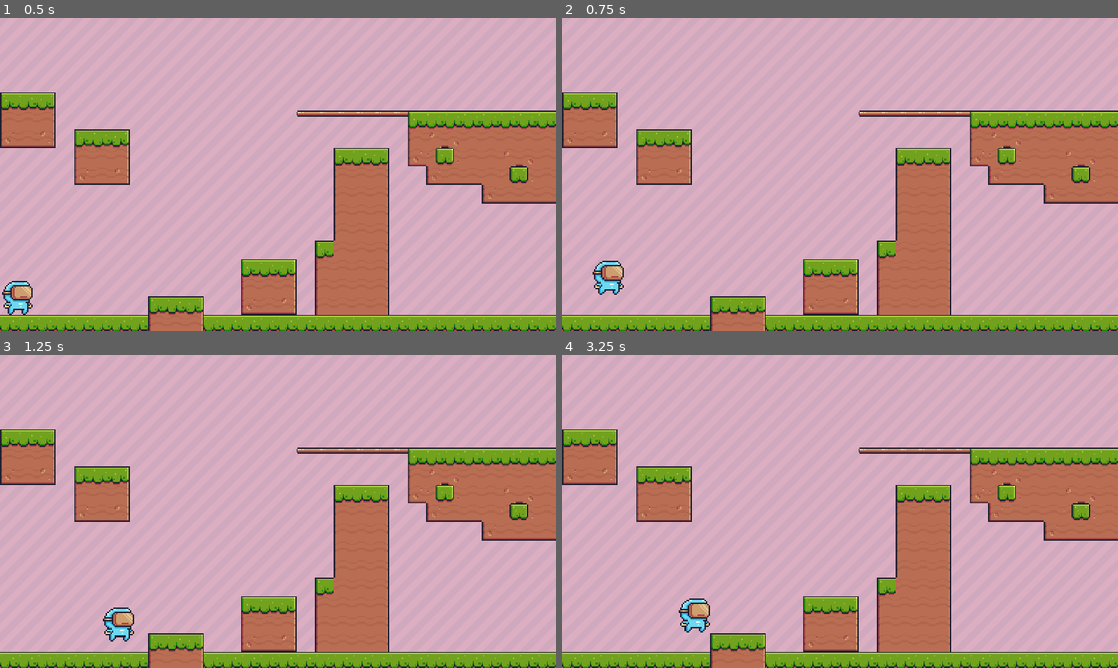
Above: before the commit, frames 1-4 (two rows, left to right).
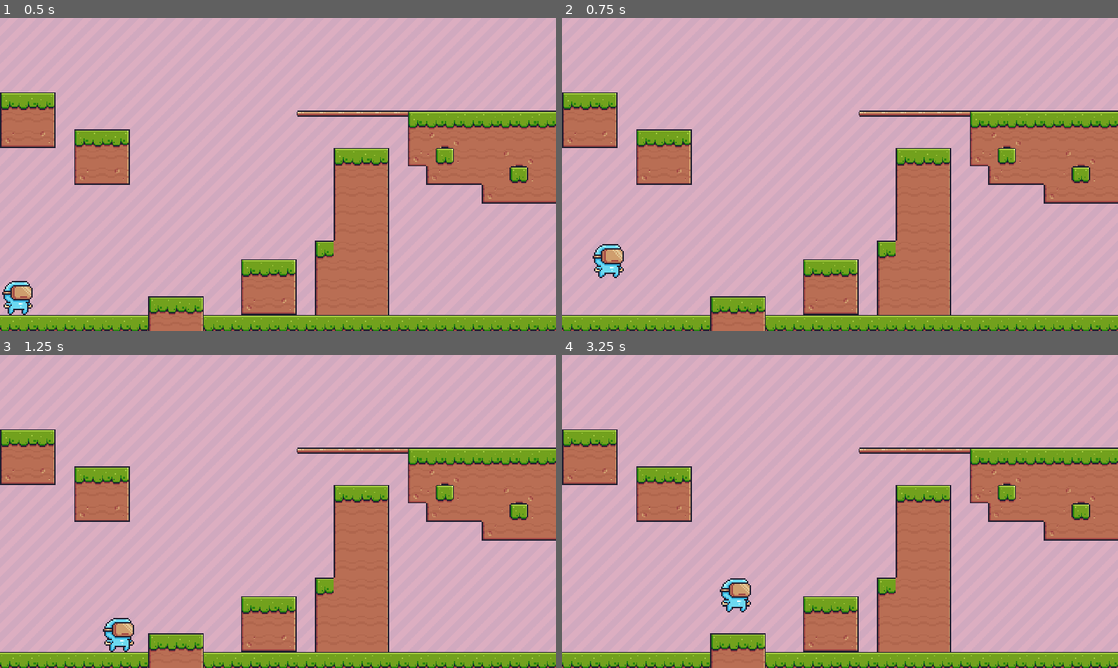
Above: after the commit, the same moments.

Repository: TheBlackDragon4/HS-GameJam2024-Platform-Conquest-Unitys-Fall
Game: Godot game, scene res://scene/main.tscn
The game is run twice, just before and just after one commit, with the same random seed, the same clock (stepped at 60 frames per second) and the same inputs.
Inputs:
- Up to frame 1 (0.5 s): no input
- Up to frame 2 (0.75 s): tap Enter (ui_accept) at 0.5 s; hold Right (ui_right) from 0.53 s (still down); hold Enter (ui_accept) from 0.53 s (still down)
- Up to frame 3 (1.25 s): keep holding Right (ui_right); keep holding Enter (ui_accept)
- Up to frame 4 (3.25 s): release Enter (ui_accept) at 1.28 s; tap Enter (ui_accept) at 1.35, 1.52, 1.82, 2.85, 3.02 s; release Right (ui_right) at 2.03 s; hold Left (ui_left) 2.03-2.78 s; hold Enter (ui_accept) 2.03-2.78 s; hold Right (ui_right) from 2.78 s (still down)

Frame 1 is identical in both runs. In frame 2, 0.7% of the frame differs, in the area x 5-12%, y 72-89%; in frame 3, 0.6%; in frame 4, 1.0%, in the area x 21-34%, y 71-89%.

Commit message:
Updated jump

Diff:
--- a/scene/main_character.gd
+++ b/player/main_character.gd
@@ -2,7 +2,7 @@
 
 
 const SPEED = 500.0
-const JUMP_VELOCITY = -400.0
+const JUMP_VELOCITY = -800.0
 
 # Get the gravity from the project settings to be synced with RigidBody nodes.
 var gravity = ProjectSettings.get_setting("physics/2d/default_gravity")
@@ -14,7 +14,7 @@
 		velocity.y += gravity * delta
 
 	# Handle jump.
-	if Input.is_action_just_pressed("ui_accept") and is_on_floor():
+	if Input.is_action_pressed("ui_accept") and is_on_floor():
 		velocity.y = JUMP_VELOCITY
 
 	# Get the input direction and handle the movement/deceleration.
--- a/scene/main_character.tscn
+++ b/player/main_character.tscn
@@ -1,6 +1,6 @@
 [gd_scene load_steps=4 format=3 uid="uid://cfhp8gk08xd12"]
 
-[ext_resource type="Script" path="res://scene/main_character.gd" id="1_b3sao"]
+[ext_resource type="Script" path="res://player/main_character.gd" id="1_b3sao"]
 [ext_resource type="Texture2D" uid="uid://4mdqqgtprpj" path="res://assets/Main Characters/Virtual Guy/Idle (32x32).png" id="1_og12c"]
 
 [sub_resource type="RectangleShape2D" id="RectangleShape2D_uhlol"]
--- a/project.godot
+++ b/project.godot
@@ -25,3 +25,7 @@
 window/size/viewport_height=1080
 window/size/mode=3
 window/stretch/mode="canvas_items"
+
+[physics]
+
+2d/default_gravity=2420.0
--- a/scene/main.tscn
+++ b/scene/main.tscn
@@ -2,7 +2,7 @@
 
 [ext_resource type="Texture2D" uid="uid://c6f6ebkcd4ers" path="res://assets/Background/Pink.png" id="1_c0wr7"]
 [ext_resource type="Texture2D" uid="uid://jln6cg53ypjq" path="res://assets/Terrain/Terrain (16x16).png" id="2_rkeko"]
-[ext_resource type="PackedScene" uid="uid://cfhp8gk08xd12" path="res://scene/main_character.tscn" id="3_p3ibi"]
+[ext_resource type="PackedScene" uid="uid://cfhp8gk08xd12" path="res://player/main_character.tscn" id="3_p3ibi"]
 
 [sub_resource type="TileSetAtlasSource" id="TileSetAtlasSource_gshfq"]
 texture = ExtResource("2_rkeko")
